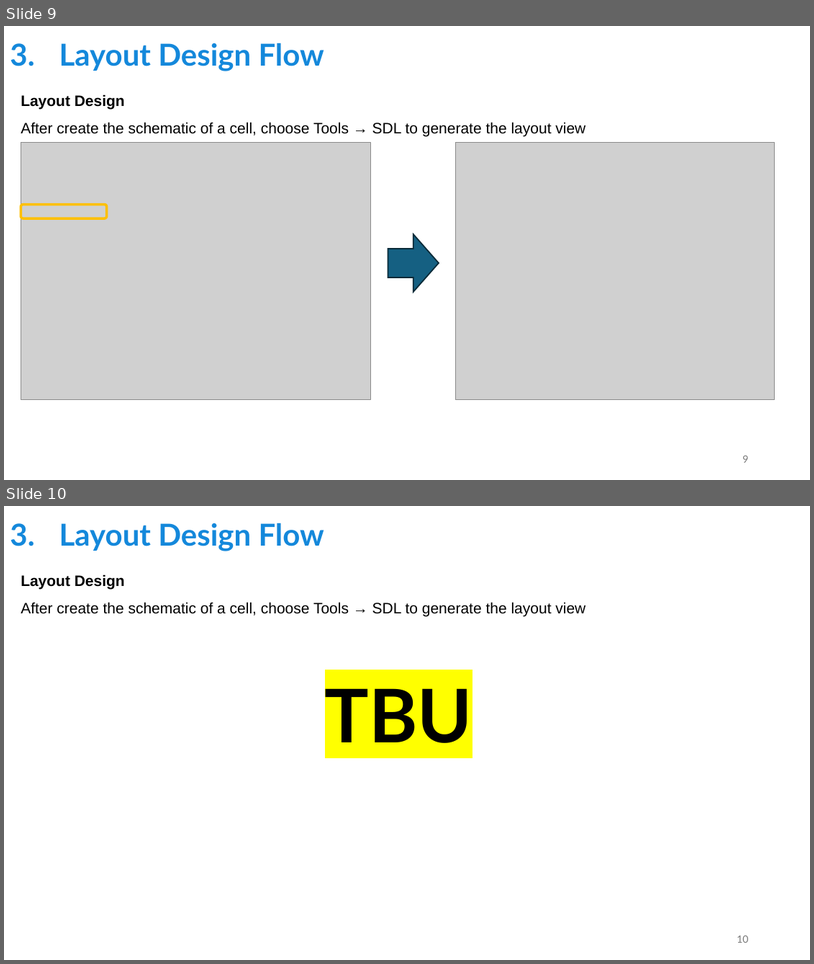
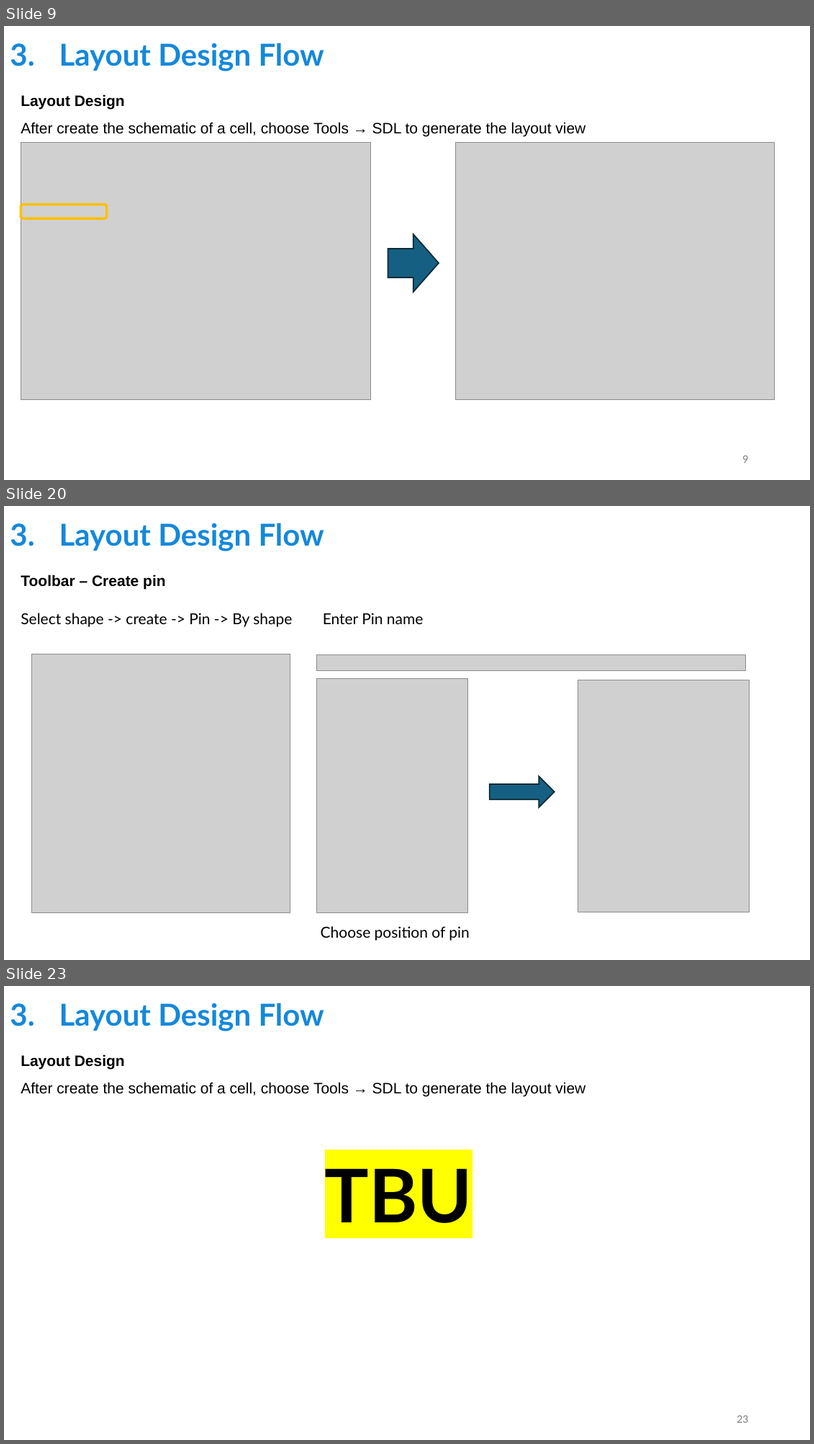
Before and after one commit to tien2032002/CC-Guideline, a slide deck: SYNOPSYS TOOLS GUIDELINES 1.pptx. Shown one above the other, each under a label of ours: slides 9 and 10 before the commit, slides 9, 20 and 23 after it; the slides between them are not shown. The pictures are 814x964 and 814x1444 pixels, drawn with LibreOffice and Linux fonts; fonts in the diff are those of the drawing; grey boxes stand for pictures. Boxes give left, top, right and bottom in pixels: in the first picture for what was removed or moved away, otherwise in the second. Text is boxed around its words. In the diff, an @@ line names an element or a change of style, - is before the commit and + after.

Commit message:
update layout guideline

```diff
--- a/SYNOPSYS TOOLS GUIDELINES 1.pptx
+++ b/SYNOPSYS TOOLS GUIDELINES 1.pptx
@@ slide 20 added at bbox=[4, 506, 810, 960], background #FFFFFF @@
@@ title added at bbox=[59, 523, 324, 551], 36 pt, text #1488DB, bold @@
+3. Layout Design Flow
@@ text added at bbox=[21, 574, 165, 590], 18 pt, text #000000, bold @@
+Toolbar – Create pin
@@ text added at bbox=[21, 613, 292, 627], 18 pt, text #000000 @@
+Select shape -> create -> Pin -> By shape
@@ text added at bbox=[323, 613, 423, 624], 18 pt, text #000000 @@
+Enter Pin name
@@ picture added at bbox=[32, 654, 290, 912] @@
@@ picture added at bbox=[316, 654, 746, 671] @@
@@ picture added at bbox=[316, 678, 468, 912] @@
@@ picture added at bbox=[578, 680, 750, 912] @@
@@ right arrow added at bbox=[490, 777, 555, 807], fill #156082, outline #092A39 1.5 pt @@
@@ text added at bbox=[321, 926, 469, 940], 18 pt, text #000000 @@
+Choose position of pin
@@ what was slide 10 is now slide 23 @@
@@ page number at bbox=[737, 1415, 748, 1422]: text changed @@
-10
+23
```
Also in this commit, not shown: 12 other slides added.
